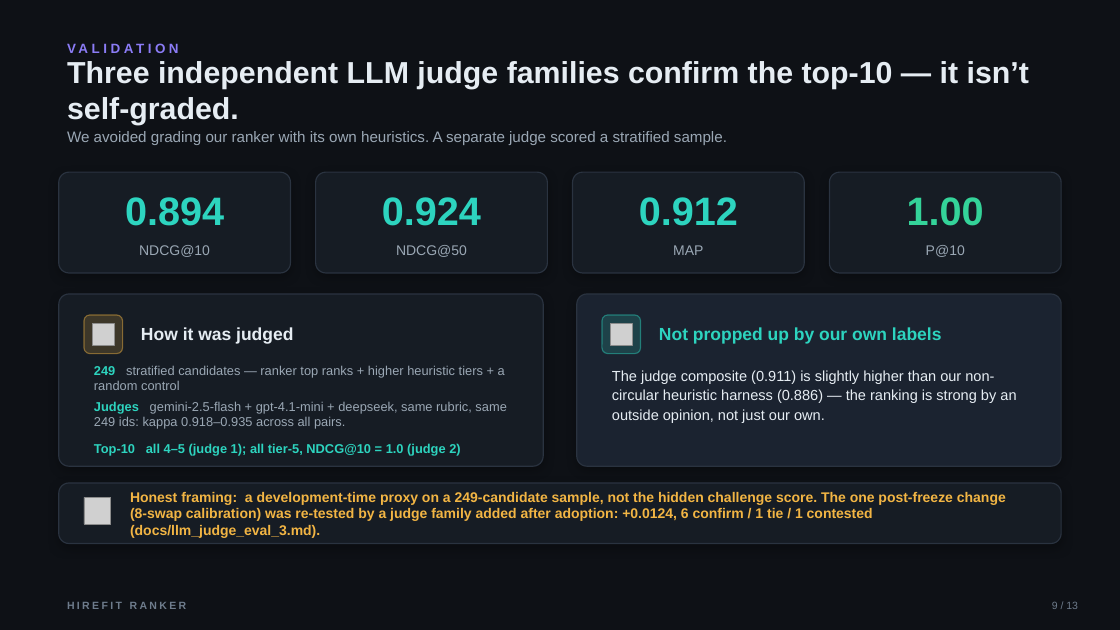
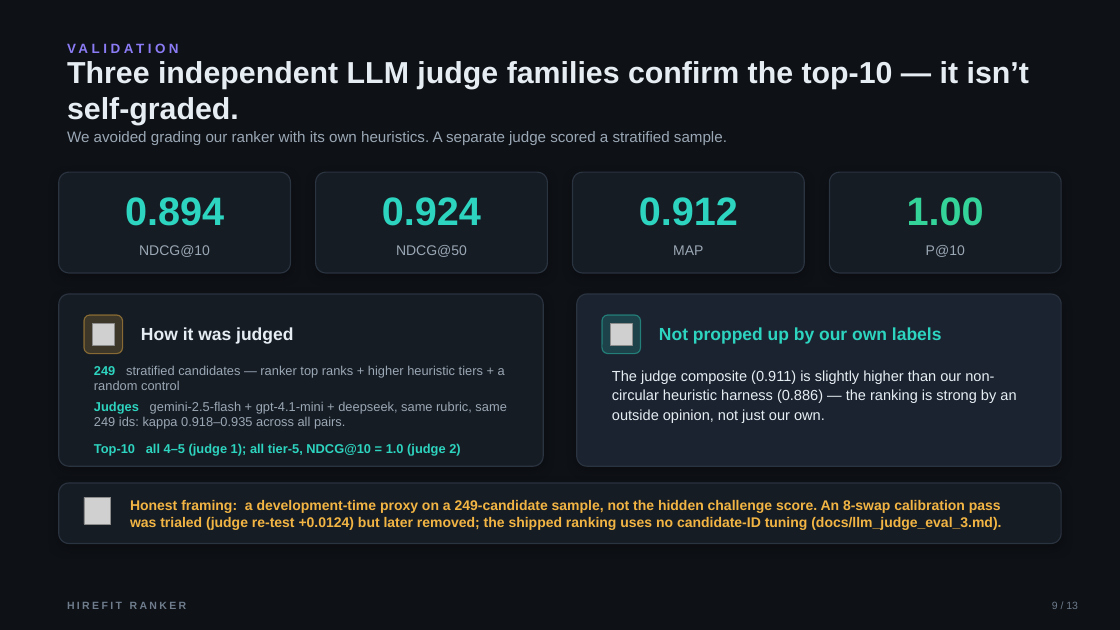
Before and after one commit to bansalbhunesh/redrob-hirefit-ranker, a slide deck: slide 9 of docs/HireFit_Ranker_Redrob_POLISHED.pptx. Drawn at 1120x630 pixels with LibreOffice and Linux fonts; fonts in the diff are those of the drawing; grey boxes stand for pictures. Boxes give left, top, right and bottom in pixels: in the first picture for what was removed or moved away, otherwise in the second. Text is boxed around its words. In the diff, an @@ line names an element or a change of style, - is before the commit and + after.

```diff
--- a/docs/HireFit_Ranker_Redrob_POLISHED.pptx
+++ b/docs/HireFit_Ranker_Redrob_POLISHED.pptx
@@ text at box(130, 500, 1001, 530): text changed @@
-Honest framing: a development-time proxy on a 249-candidate sample, not the hidden challenge score. The one post-freeze change (8-swap calibration) was re-tested by a judge family added after adoption: +0.0124, 6 confirm / 1 tie / 1 contested (docs/llm_judge_eval_3.md).
+Honest framing: a development-time proxy on a 249-candidate sample, not the hidden challenge score. An 8-swap calibration pass was trialed (judge re-test +0.0124) but later removed; the shipped ranking uses no candidate-ID tuning (docs/llm_judge_eval_3.md).
```
Also in this commit, not shown: 1 other slide changed, 2 other files.
